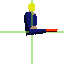
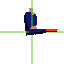
The second 64px x 64px image is a revision of the first. Changes to its layers:
hid "head copy" over [28, 3, 35, 11]
